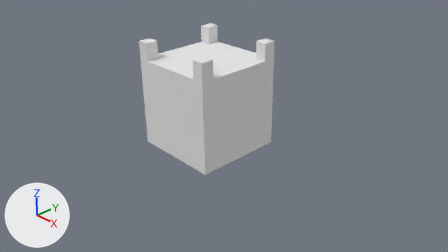
The Blender file Assets/Models/Tracks/cross.blend as it was, and as the next commit left it.
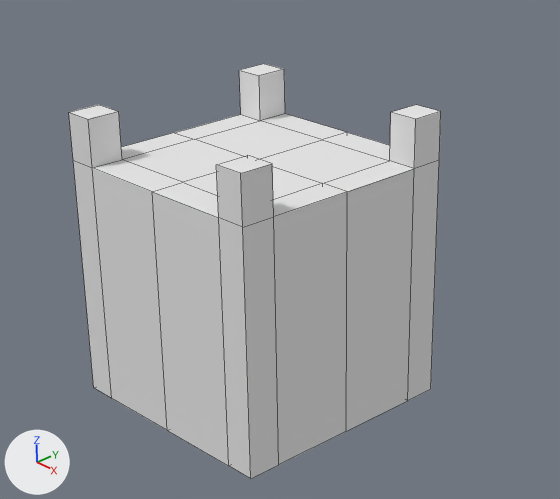
There are two pictures of each version: one from the file's camera 'Camera', one close up on the part from 25% to 71% of the width and 0% to 72% of the height. Lighting does not change. The marker at lower left points along +X, +Y and +Z. The close-ups show mesh edges as thin lines.
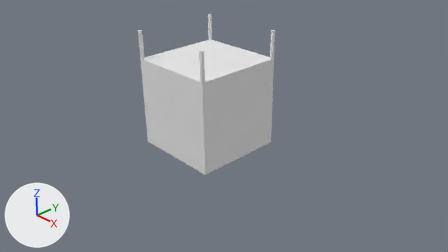
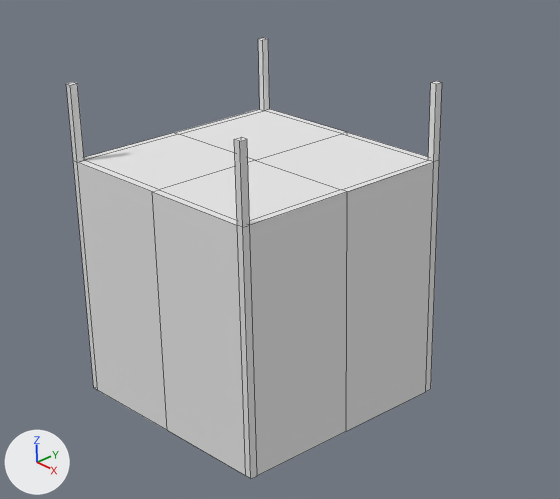
The change in detail:
me_cube has 22 vertices, 20 faces and spans x -1.0..0.0, y 0.0..1.0, z 0.01..2.4.
me_cube is used by ob_cube; location (0.0, 0.0, 0.0).
Before the commit, vertices of me_cube: 8 (-0.75, 1.0, 0.01), 9 (-0.75, 0.0, 0.01), 10 (-0.75, 1.0, 2.01) at pixel (285, 113), 11 (-0.75, 0.0, 2.01) at pixel (194, 139), 14 (0.0, 0.72, 0.01).
Before the commit, vertices of me_cube: 15 (-1.0, 0.72, 0.01), 16 (0.0, 0.72, 2.01) at pixel (322, 139), 17 (-1.0, 0.72, 2.01) at pixel (240, 114).
Part 1, on me_cube:
Vertices 8 to 11 of me_cube move by (-0.2, 0.0, 0.0).
Vertices 14 to 17 of me_cube move by (0.0, 0.22, 0.0).
Vertex 12 of me_cube moves from (-1.0, 1.0, 2.4) at pixel (264, 63) to (-1.0, 1.0, 2.62) at pixel (263, 37).
Vertex 13 of me_cube moves from (-0.75, 1.0, 2.4) at pixel (284, 69) to (-0.94, 1.0, 2.62) at pixel (268, 39).
Vertex 18 of me_cube moves from (-0.75, 0.72, 0.01) to (-0.94, 0.94, 0.01).
Vertex 19 of me_cube moves from (-0.75, 0.72, 2.01) at pixel (260, 120) to (-0.94, 0.94, 2.01) at pixel (264, 110).
Vertex 20 of me_cube moves from (-1.0, 0.72, 2.4) at pixel (239, 70) to (-1.0, 0.94, 2.62) at pixel (258, 39).
Vertex 21 of me_cube moves from (-0.75, 0.72, 2.4) at pixel (259, 75) to (-0.94, 0.94, 2.62) at pixel (262, 40).

Location of each change, (x1, y1, x2, y2) in pixels of the close-ups (560 x 499 px):
'Cube', reshaped (6% taller): before (69, 64, 441, 479); after (66, 38, 442, 479)
